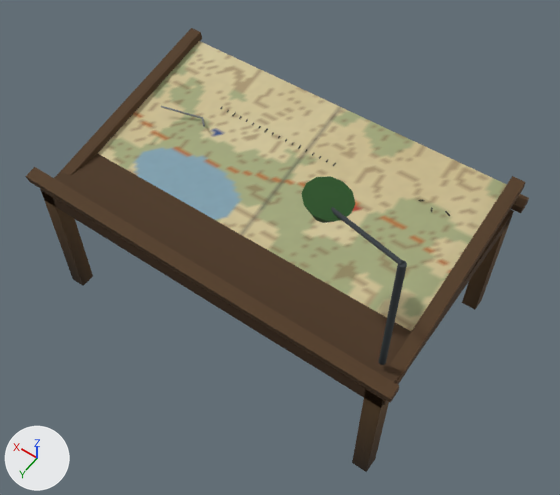
An edit to the glTF model public/assets/models/lab/map-table.glb, drawn before and after from the same camera.
Camera for both pictures: a camera (50 mm lens) standing at (-1.82, 2.49, 4.41) and looking at (-0.1, 0.08, 0.63). The lights are fixed; the arrows at lower left show +X, +Y and +Z. The older version comes first. Where no turn or scale is listed for an object, it has been applied to the vertices. Vertices at exactly the same position are counted once.

The scene before the commit, as lines of its bpy script (objects in view):
```python
me_mesh_0 = bpy.data.meshes.new('Mesh_0')
me_mesh_0.from_pydata(...)  # 5603 vertices, 10804 faces; spans x -1.25..1.49, y -1.19..0.79, z 0.0..1.81
# faces by material slot: [10644, 80, 80]
me_mesh_0.materials.append(mat_lab_solid)
me_mesh_0.materials.append(mat_lab_glass)
me_mesh_0.materials.append(mat_lab_lamps)
# before: 5227 (1.25, 0.71, 1.06) at pixel (34, 166), 5228 (1.25, 0.79, 1.04) at pixel (25, 176), 5229 (1.25, 0.69, 1.0), 5230 (1.25, 0.77, 0.98) at pixel (29, 181), 5231 (-1.25, 0.79, 1.04) at pixel (390, 399)
# before: 5232 (-1.25, 0.71, 1.06) at pixel (399, 385), 5233 (-1.25, 0.77, 0.98) at pixel (390, 403), 5234 (-1.25, 0.69, 1.0) at pixel (399, 389)
me_mesh_2 = bpy.data.meshes.new('Mesh_2')
me_mesh_2.from_pydata(...)  # 152 vertices, 228 faces; spans x -0.45..0.451, y -0.03..0.036, z -0.01..0.013
me_mesh_2.materials.append(mat_lab_solid_002)
ob_ruler = bpy.data.objects.new('ruler', me_mesh_2)
ob_ruler.location = (0.2, -0.35, 1.07)
ob_table = bpy.data.objects.new('table', me_mesh_0)
ob_table.location = (0.0, 0.0, 0.0)
```
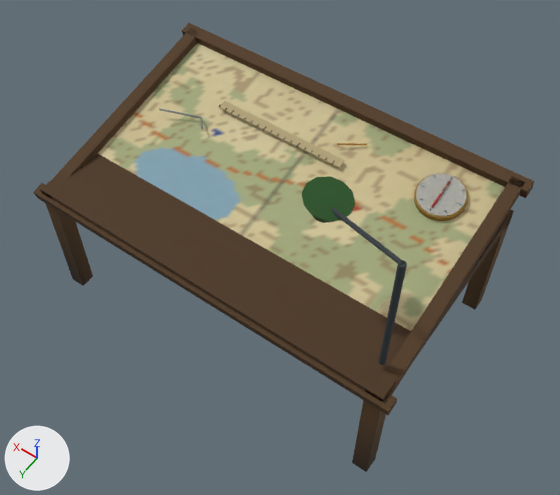
What the commit changed:
me_mesh_0 is used by ob_table; location (0.0, 0.0, 0.0).
Verts and faces of me_mesh_0; kept vertices keep their numbers, new ones are numbered from 5603.
me_mesh_0 had 5603 vertices, 10804 faces and spanned x -1.25..1.49, y -1.19..0.79, z 0.0..1.81.
me_mesh_0 now has 5604 vertices, 10804 faces and spans x -1.25..1.49, y -1.19..0.77, z 0.0..1.81.
Part 1, on me_mesh_0:
Vertices 5229, 5230, 5233, 5234 move by (0.0, -0.01, -0.16).
Vertex 5227 moves to (1.25, 0.7, 0.91), pixel (41, 182).
Vertex 5232 moves to (-1.25, 0.7, 0.91), pixel (396, 398).
Vertex 5228 moves to (1.25, 0.77, 0.89), pixel (33, 192).
Vertex 5231 moves to (-1.25, 0.77, 0.89), pixel (388, 411).
Part 2, on me_mesh_0:
7 vertices are removed from x -0.85..0.7, y -0.59..-0.2, z 1.05..1.11.
80 faces are deleted.
28 vertices in x -0.99..-0.15, y -0.57..-0.33, z 1.02..1.09 move by (0.0, 0.02, 0.06).
18 vertices in x -1.0..-0.15, y -0.6..-0.31, z 1.01..1.1 move by (0.0, 0.01, 0.06).
11 vertices in x -1.0..-0.15, y -0.59..-0.31, z 1.0..1.09 move by (0.0, 0.02, 0.07).
11 vertices in x -0.85..0.7, y -0.33..-0.19, z 1.06..1.08 move by (0.0, 0.01, 0.01).
8 vertices in x -0.99..-0.15, y -0.54..-0.3, z 1.03..1.08 move by (0.0, 0.01, 0.07).
8 vertices in x -0.95..-0.3, y -0.55..-0.53, z 1.04..1.07 move by (0.0, 0.02, 0.09).
118 vertices move from x -1.25..1.25, y -0.79..-0.09, z 0.98..1.12 to x -1.25..1.25, y -0.77..-0.08, z 1.07..1.22.
8 vertices are added at x -0.89..0.7, y -0.56..-0.19, z 1.07..1.16.
36 new faces join them, mat_lab_solid.
44 new faces join them, mat_lab_glass.
Object 'ruler' (ob_ruler) moves from (0.2, -0.35, 1.07) to (0.2, -0.336, 1.102).

Boxes [x1, y1, x2, y2] around the edits, measured in the pictures (560 x 495 px; the box of a moved part takes in the faces that stretch with it):
'table', reshaped
    before: [26, 28, 529, 472]
    after: [33, 23, 534, 472]
'ruler', moved
    before: [220, 107, 336, 166]
    after: [219, 101, 345, 168]
part 1 of me_mesh_0, moved or reshaped
    before: [26, 167, 399, 403]
    after: [33, 183, 397, 415]
part 2 of me_mesh_0, moved or reshaped (mostly hidden before)
    before: [161, 106, 529, 216]
    after: [159, 23, 534, 221]
